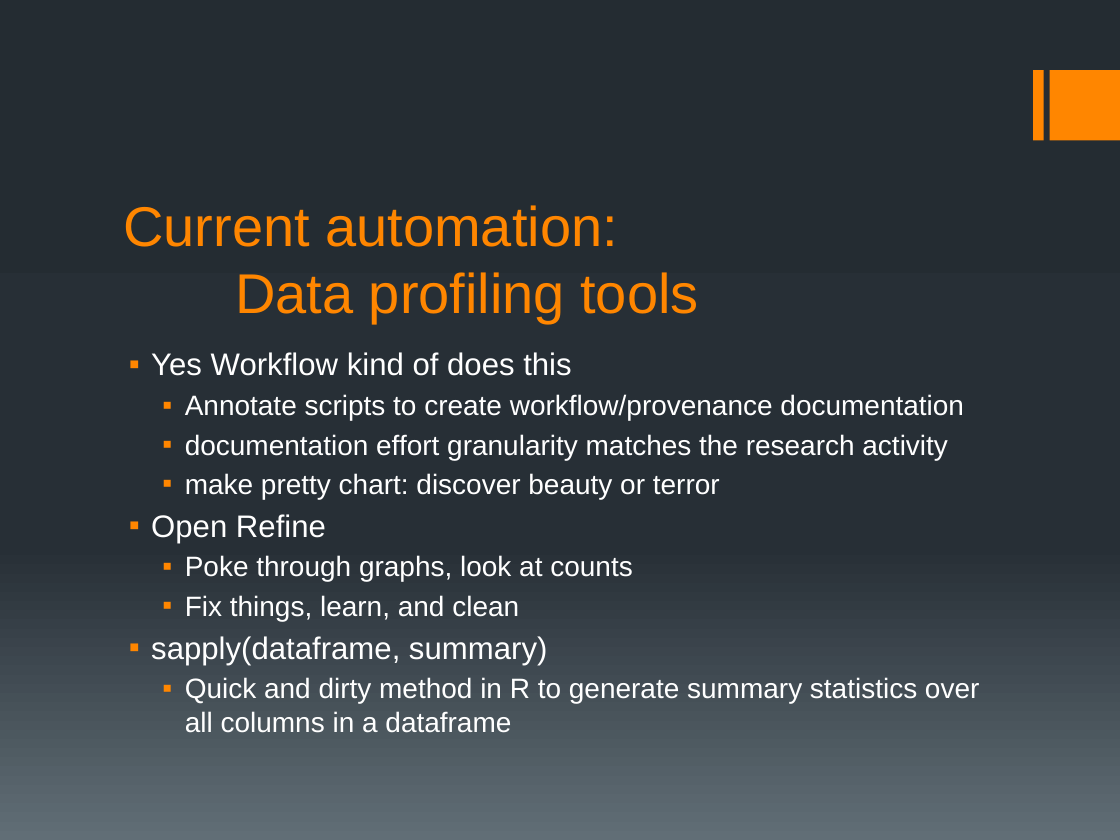
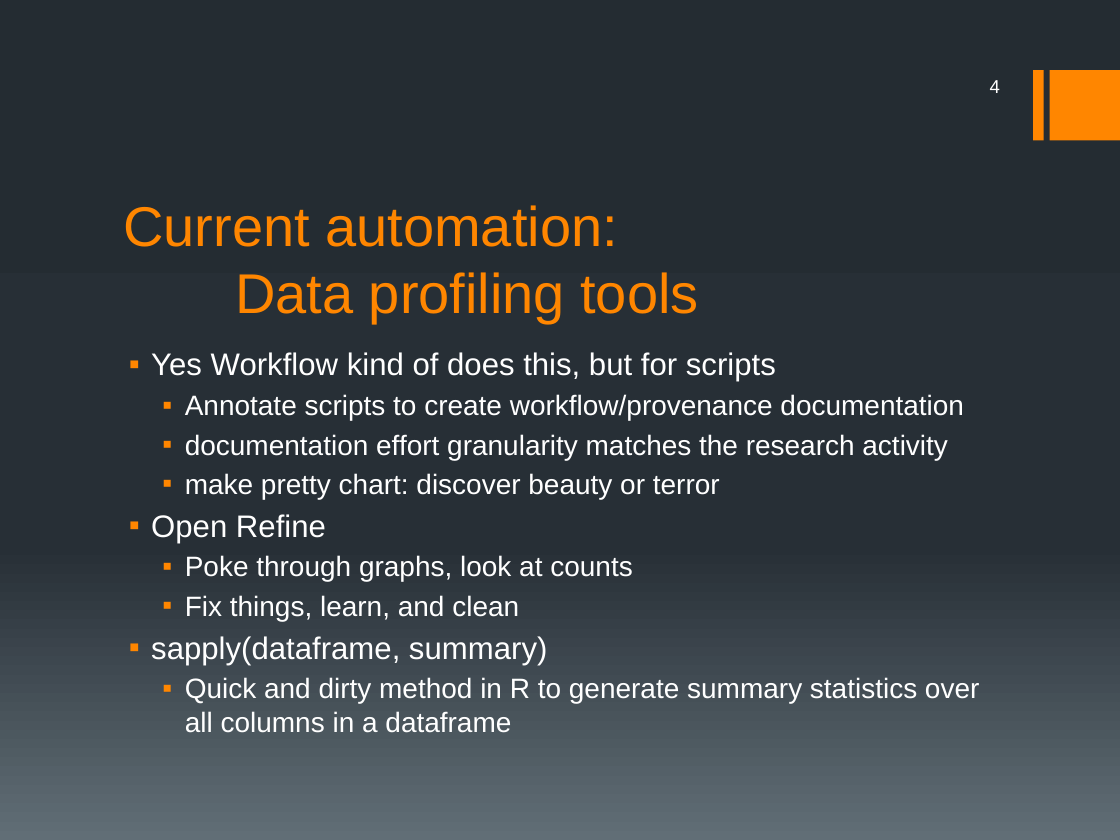
Before and after one commit to elliewix/data-profile-tool, a slide deck: slide 4 of wickes data cleaning final presentation.pptx (slide 3 before the commit). Drawn at 1120x840 pixels with LibreOffice and Linux fonts; fonts in the diff are those of the drawing. Boxes give left, top, right and bottom in pixels: in the first picture for what was removed or moved away, otherwise in the second. Text is boxed around its words. In the diff, an @@ line names an element or a change of style, - is before the commit and + after.

```diff
--- a/wickes data cleaning final presentation.pptx
+++ b/wickes data cleaning final presentation.pptx
@@ page number added at (990, 80, 1000, 93), 12 pt, text #FFFFFF @@
+4
@@ text at (151, 352, 776, 382): text changed @@
-▪ Yes Workflow kind of does this
+▪ Yes Workflow kind of does this, but for scripts
```
Also in this commit, not shown: 9 other slides changed, 2 slides added, 3 other files.
